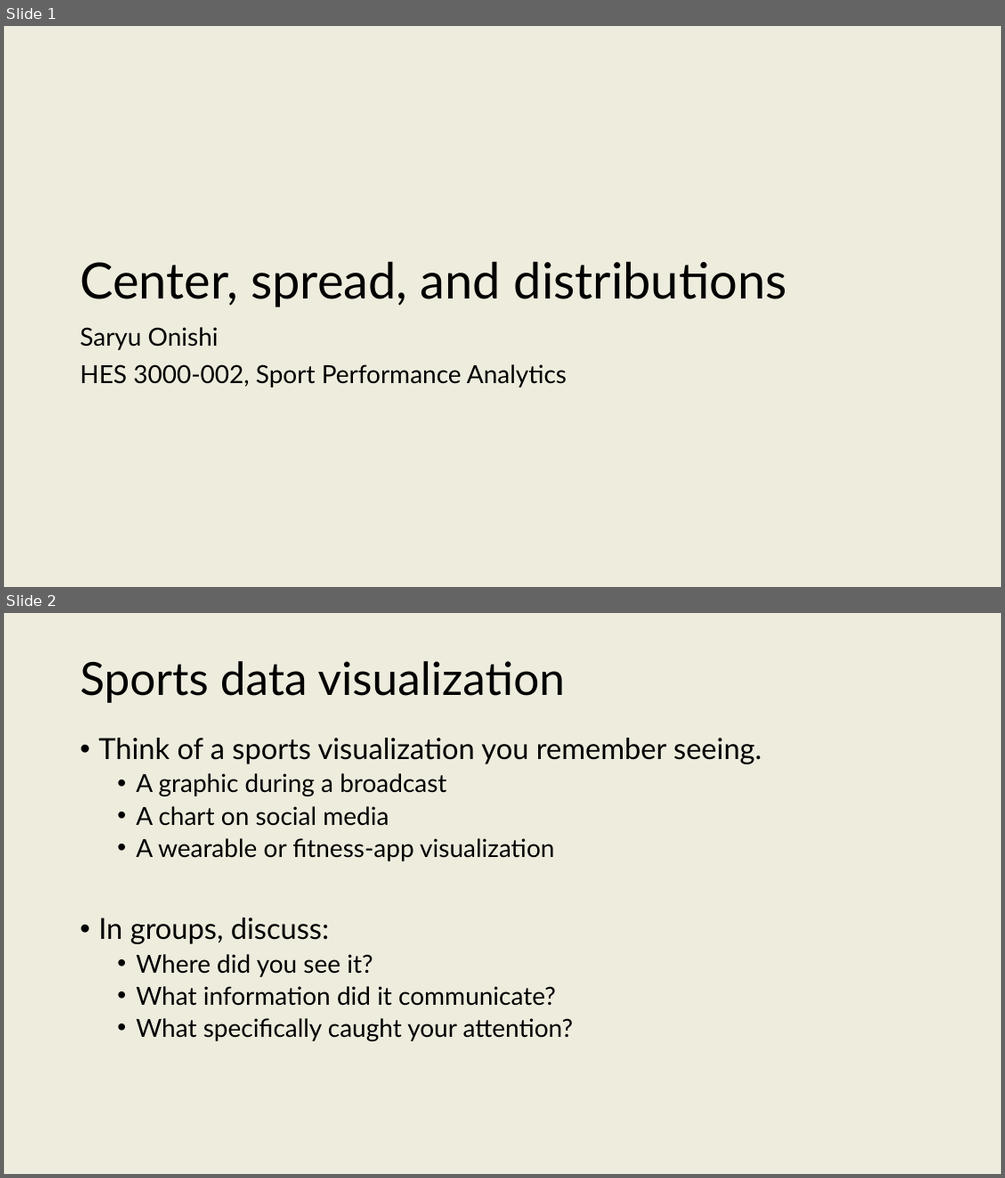
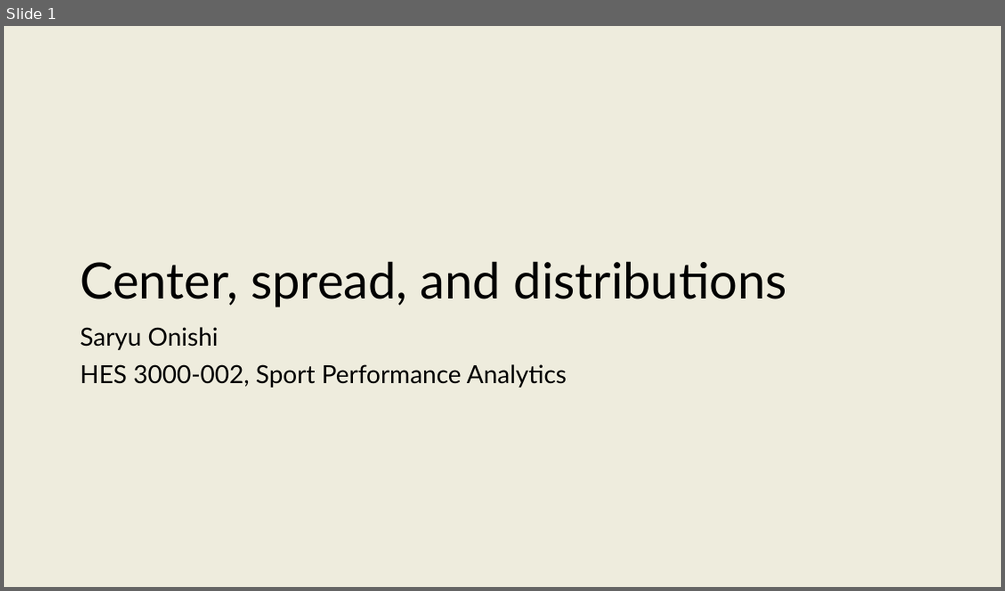
Before and after one commit to onishisaryu/HES-3000-Sports-Data-Analytics, a slide deck: pptx/Lecture8.pptx. Shown one above the other, each under a label of ours: slides 1 and 2 before the commit, slide 1 after it. The pictures are 1005x1178 and 1005x591 pixels, drawn with LibreOffice and Linux fonts; fonts in the diff are those of the drawing. Boxes give left, top, right and bottom in pixels: in the first picture for what was removed or moved away, otherwise in the second. Text is boxed around its words. In the diff, an @@ line names an element or a change of style, - is before the commit and + after.

```diff
--- a/pptx/Lecture8.pptx
+++ b/pptx/Lecture8.pptx
@@ slide 2 removed at box(4, 613, 1001, 1174), background #EEECDD @@
@@ title removed at box(80, 661, 565, 703) @@
-Sports data visualization
@@ text removed at box(98, 738, 761, 1041) @@
-• Think of a sports visualization you remember seeing.
-  • A graphic during a broadcast
-  • A chart on social media
-  • A wearable or fitness-app visualization
-• In groups, discuss:
-  • Where did you see it?
-  • What information did it communicate?
-  • What specifically caught your attention?
```
Also in this commit, not shown: 35 slides added, 2 other slides removed, 2 other files.
